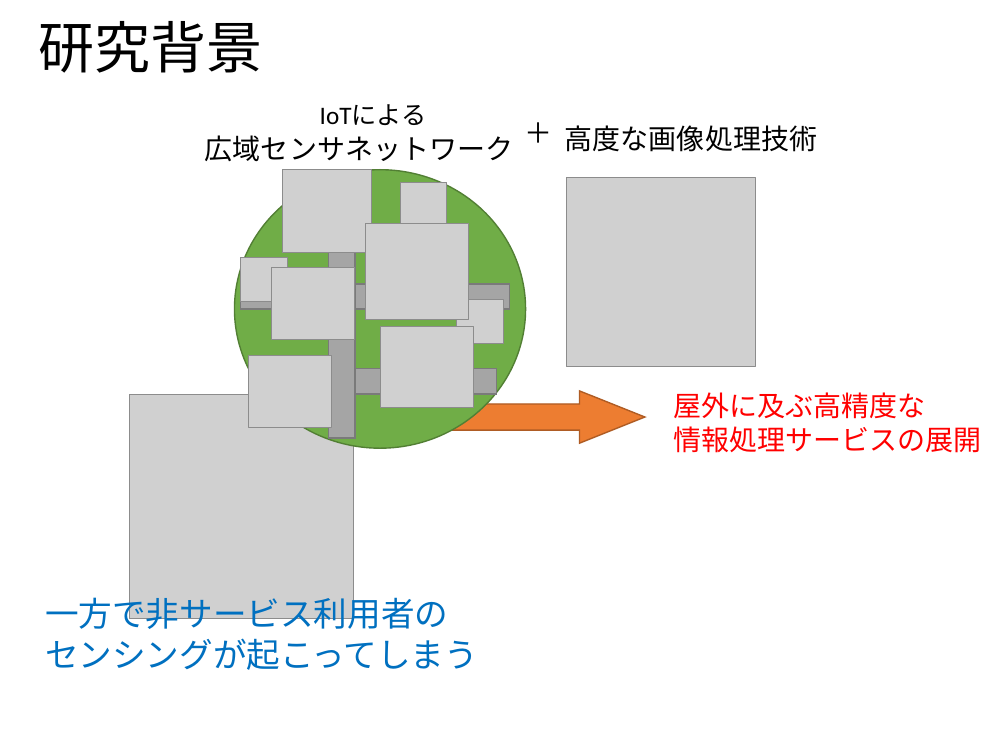
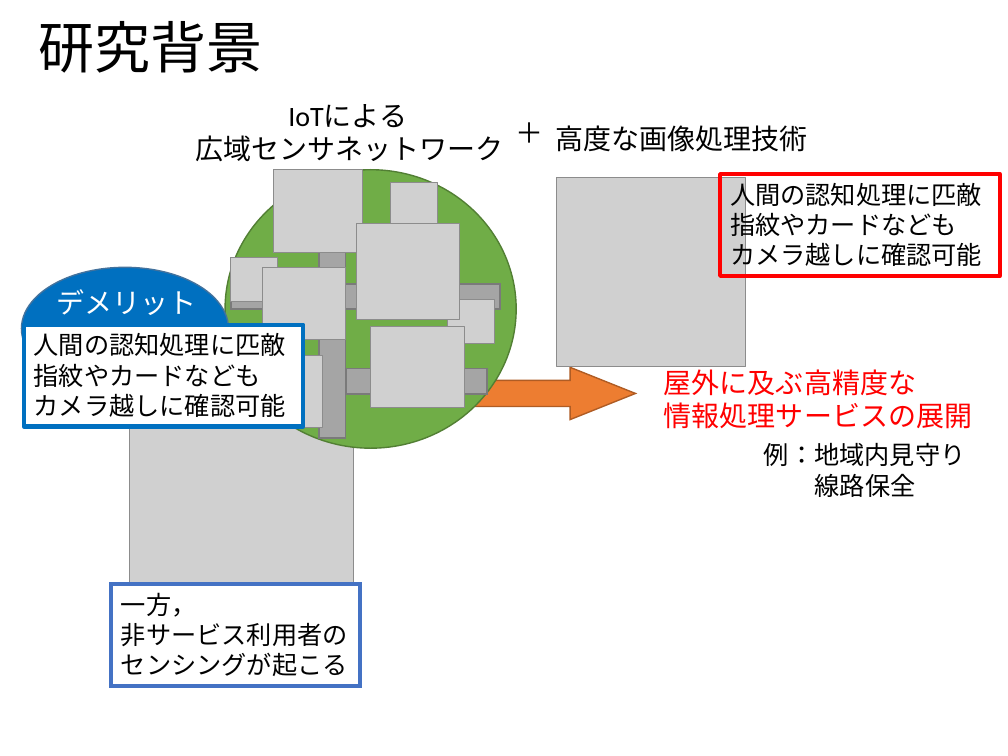
Before and after one commit to ao-megane/LplcOpenDataConverter, a slide deck: slide 4 of LplcOpenDataConverter/LplcOpenDataConverter/プレゼン/多地点カメラを用いた見守りサービスにおける第三者のプライバシデータ流出比の定量評価.pptx. Drawn at 1008x756 pixels with LibreOffice and Linux fonts; fonts in the diff are those of the drawing; grey boxes stand for pictures; background and template pictures are left out. Boxes give left, top, right and bottom in pixels: in the first picture for what was removed or moved away, otherwise in the second. Text is boxed around its words. In the diff, an @@ line names an element or a change of style, - is before the commit and + after.

```diff
--- a/LplcOpenDataConverter/LplcOpenDataConverter/プレゼン/多地点カメラを用いた見守りサービスにおける第三者のプライバシデータ流出比の定量評価.pptx
+++ b/LplcOpenDataConverter/LplcOpenDataConverter/プレゼン/多地点カメラを用いた見守りサービスにおける第三者のプライバシデータ流出比の定量評価.pptx
@@ text "IoTによる": place and size @@
-text "IoTによる" at <box>320,104,427,125</box>
+text "IoTによる" at <box>288,104,407,128</box>
@@ text "IoTによる" at <box>288,104,407,128</box>: size 18 to 20 pt @@
@@ rectangle added at <box>720,174,999,276</box>, outline #FF0000 3 pt, 18 pt, text #000000 @@
+人間の認知処理に匹敵
+指紋やカードなども
+カメラ越しに確認可能
@@ 9 pictures, 3 texts, 3 rectangles, 1 ellipse: place and size @@
-9 pictures, 3 texts, 3 rectangles, 1 ellipse at <box>205,111,817,448</box>
+9 pictures, 3 texts, 3 rectangles, 1 ellipse at <box>195,111,807,448</box>
@@ ellipse added at <box>21,267,228,390</box>, fill #0070C0, outline #43739E 1 pt @@
@@ text added at <box>57,289,197,315</box>, 20 pt, text #FFFFFF @@
+デメリット
@@ rectangle added at <box>24,325,303,426</box>, fill #FFFFFF, outline #0070C0 3 pt, 18 pt, text #000000 @@
+人間の認知処理に匹敵
+指紋やカードなども
+カメラ越しに確認可能
@@ right arrow: place and size @@
-right arrow at <box>370,391,645,444</box>
+right arrow at <box>361,367,636,419</box>
@@ text "屋外に及ぶ高精度な 情報処理サービスの展開": place and size @@
-text "屋外に及ぶ高精度な 情報処理サービスの展開" at <box>673,392,981,453</box>
+text "屋外に及ぶ高精度な 情報処理サービスの展開" at <box>664,365,972,429</box>
@@ text added at <box>764,442,966,497</box>, 18 pt, text #000000 @@
+例：地域内見守り
+線路保全
@@ rectangle "一方， 非サービス利用者の センシングが起こる": place and size @@
-rectangle "一方， 非サービス利用者の センシングが起こる" at <box>45,592,478,670</box>
+rectangle "一方， 非サービス利用者の センシングが起こる" at <box>111,584,360,685</box>
@@ rectangle "一方， 非サービス利用者の センシングが起こる" at <box>111,584,360,685</box>: fill none to #FFFFFF; outline none to #4472C4 3 pt @@
@@ text in rectangle at <box>121,592,348,676</box>: text changed; size 24 to 18 pt; text colour #0070C0 to #000000 @@
-一方で非サービス利用者の
-センシングが起こってしまう
+一方，
+非サービス利用者の
+センシングが起こる
```
Also in this commit, not shown: 18 other slides changed, 5 slides added, 1 slide removed.
